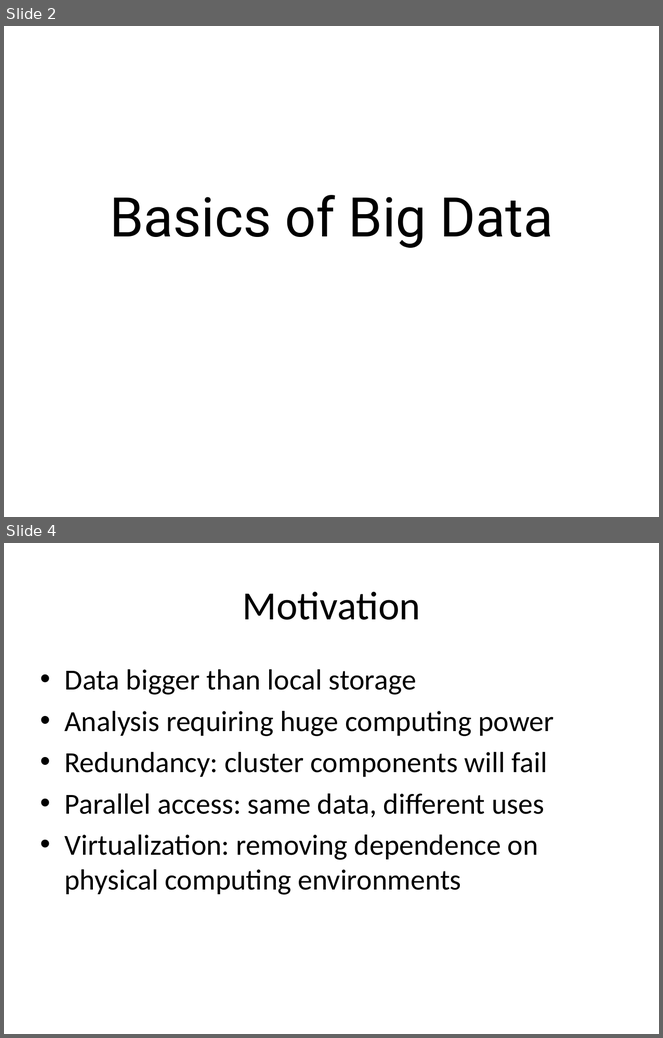
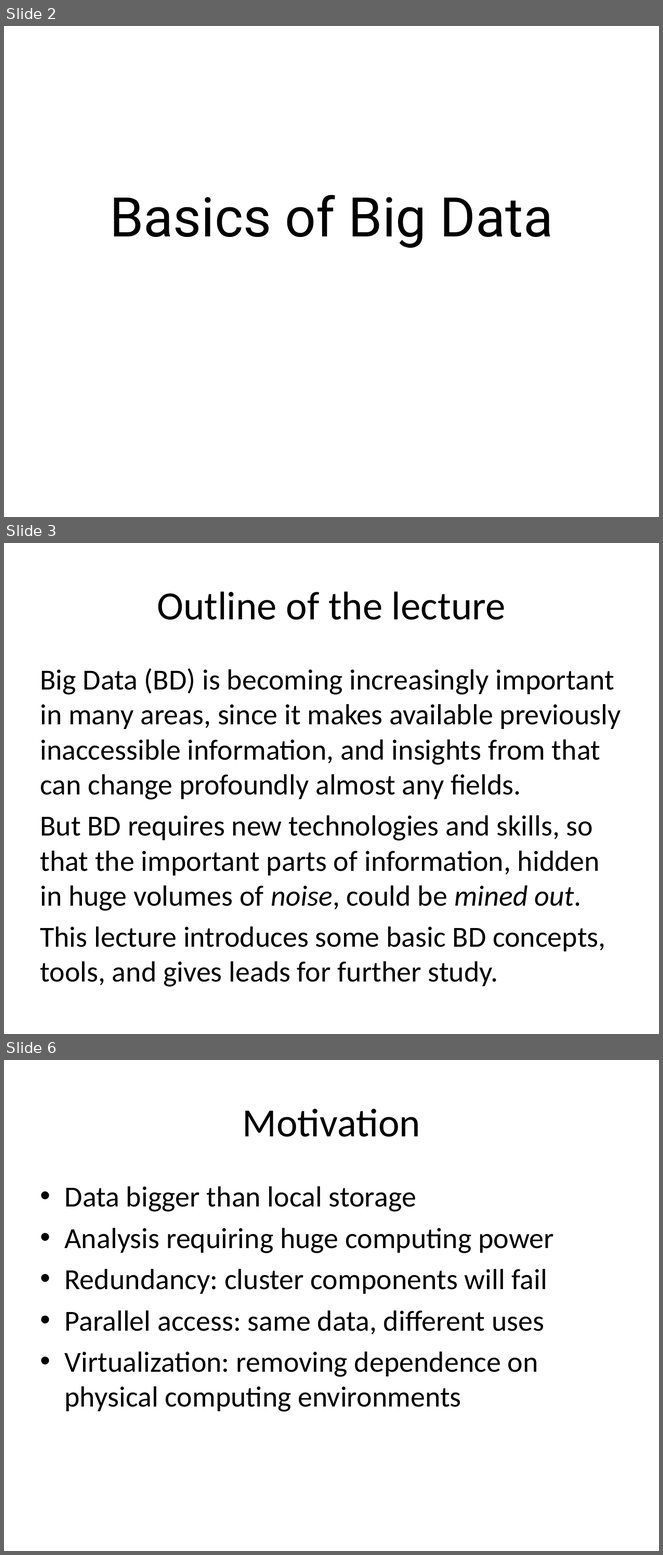
Before and after one commit to kic-markon/ITU_MSc_AM4, a slide deck: powerpoints/ITU Academy Slides AM4-02.pptx. Shown one above the other, each under a label of ours: slides 2 and 4 before the commit, slides 2, 3 and 6 after it; the slides between them are not shown. The pictures are 663x1038 and 663x1555 pixels, drawn with LibreOffice and Linux fonts; fonts in the diff are those of the drawing; background and template pictures are left out. Boxes give left, top, right and bottom in pixels: in the first picture for what was removed or moved away, otherwise in the second. Text is boxed around its words. In the diff, an @@ line names an element or a change of style, - is before the commit and + after.

```diff
--- a/powerpoints/ITU Academy Slides AM4-02.pptx
+++ b/powerpoints/ITU Academy Slides AM4-02.pptx
@@ slide 3 added at bbox=[4, 543, 659, 1034], background picture (left out) @@
@@ title added at bbox=[157, 591, 506, 620], 44 pt, text #000000 @@
+Outline of the lecture
@@ text added at bbox=[40, 668, 621, 987], 32 pt, text #000000 @@
+Big Data (BD) is becoming increasingly important in many areas, since it makes available previously inaccessible information, and insights from that can change profoundly almost any fields.
+But BD requires new technologies and skills, so that the important parts of information, hidden in huge volumes of noise, could be mined out.
+This lecture introduces some basic BD concepts, tools, and gives leads for further study.
@@ what was slide 4 is now slide 6 @@
```
Also in this commit, not shown: 1 slide changed, 7 other slides added, 5 other files.
